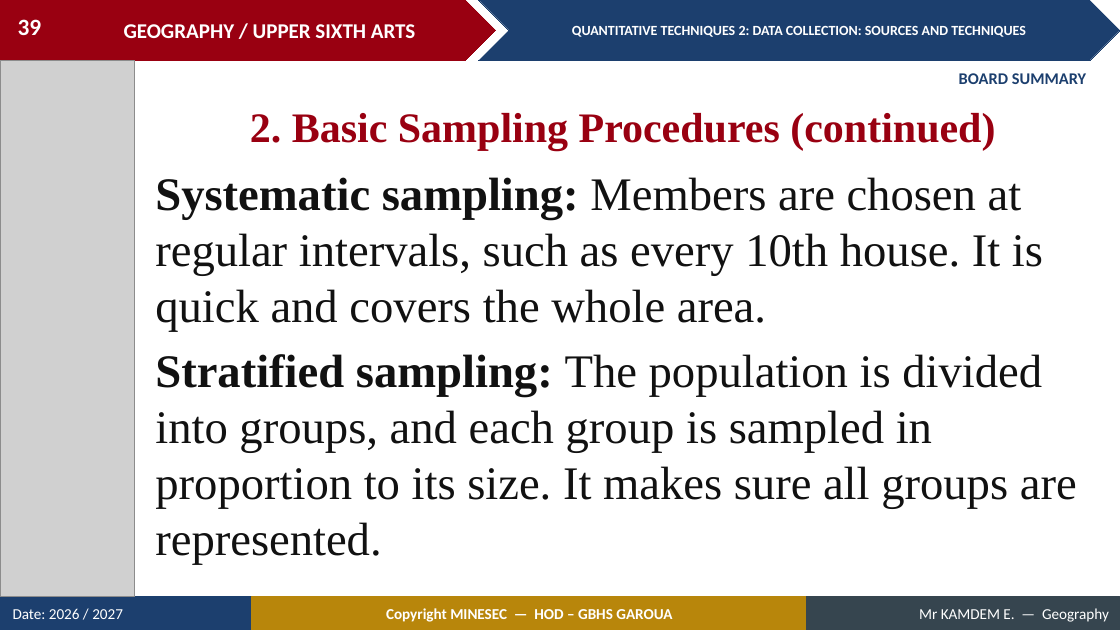
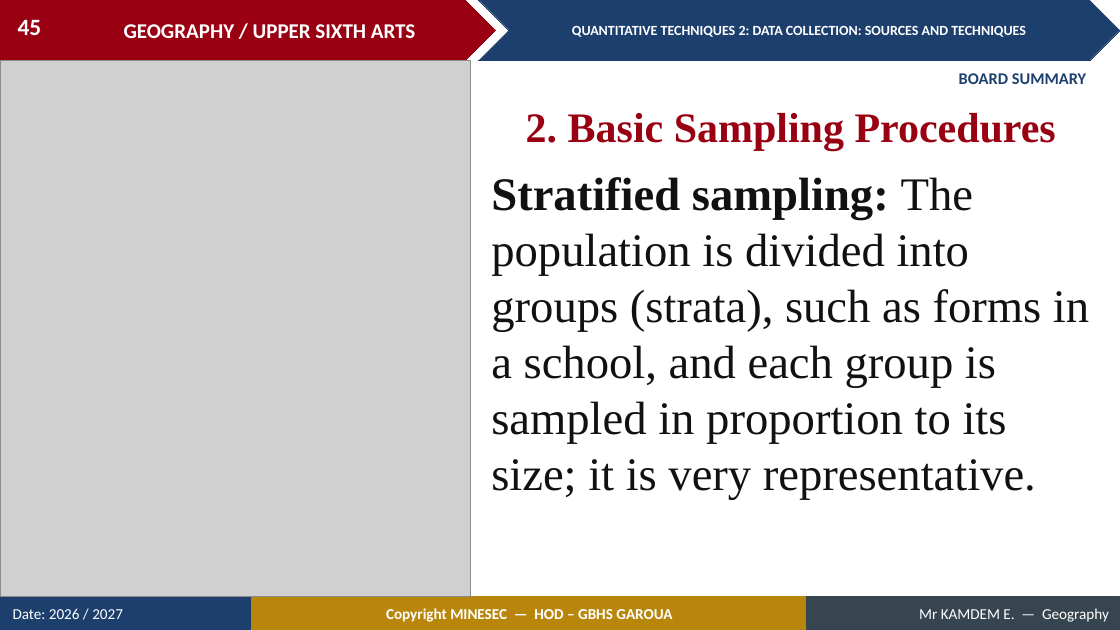
Before and after one commit to Berthautk/linea-github, a slide deck: slide 45 of lecons/USA/Practical Geography/11_USA_PRA_QT02_Data_Collection_Sources_and_Techniques.pptx (slide 39 before the commit). Drawn at 1120x630 pixels with LibreOffice and Linux fonts; fonts in the diff are those of the drawing; grey boxes stand for pictures. Boxes give left, top, right and bottom in pixels: in the first picture for what was removed or moved away, otherwise in the second. Text is boxed around its words. In the diff, an @@ line names an element or a change of style, - is before the commit and + after.

```diff
--- a/lecons/USA/Practical Geography/11_USA_PRA_QT02_Data_Collection_Sources_and_Techniques.pptx
+++ b/lecons/USA/Practical Geography/11_USA_PRA_QT02_Data_Collection_Sources_and_Techniques.pptx
@@ page number at (18,20,42,35): text changed @@
-39
+45
@@ picture: place and size @@
-picture at (0,60,134,597)
+picture at (0,60,471,597)
@@ text at (526,113,1056,150): text changed @@
-2. Basic Sampling Procedures (continued)
+2. Basic Sampling Procedures
@@ text at (491,177,1089,500): text changed @@
-Systematic sampling: Members are chosen at regular intervals, such as every 10th house. It is quick and covers the whole area.
-Stratified sampling: The population is divided into groups, and each group is sampled in proportion to its size. It makes sure all groups are represented.
+Stratified sampling: The population is divided into groups (strata), such as forms in a school, and each group is sampled in proportion to its size; it is very representative.
```
Also in this commit, not shown: 43 other slides changed, 14 slides added, 7 slides removed, 55 other files.
